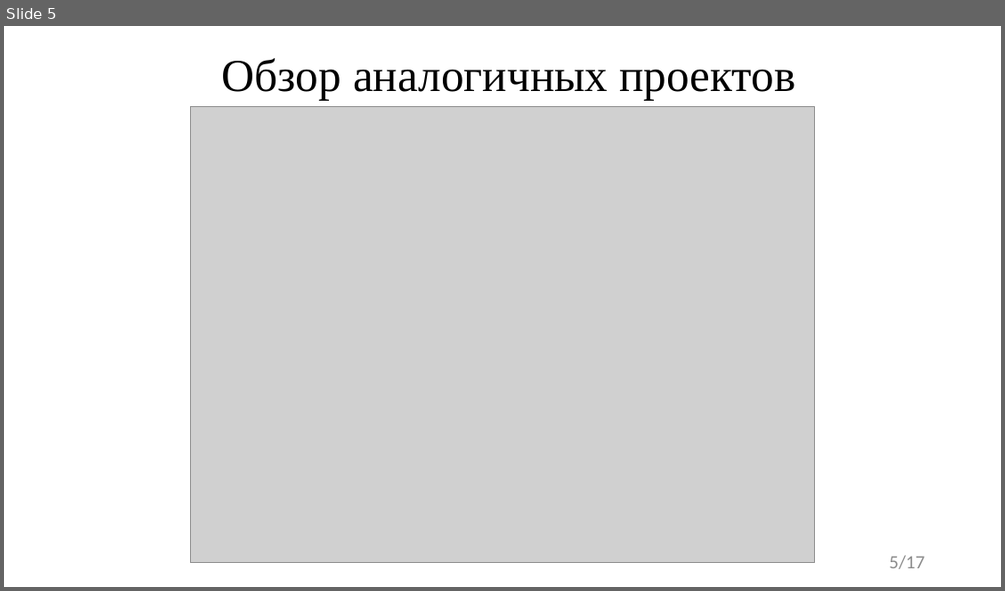
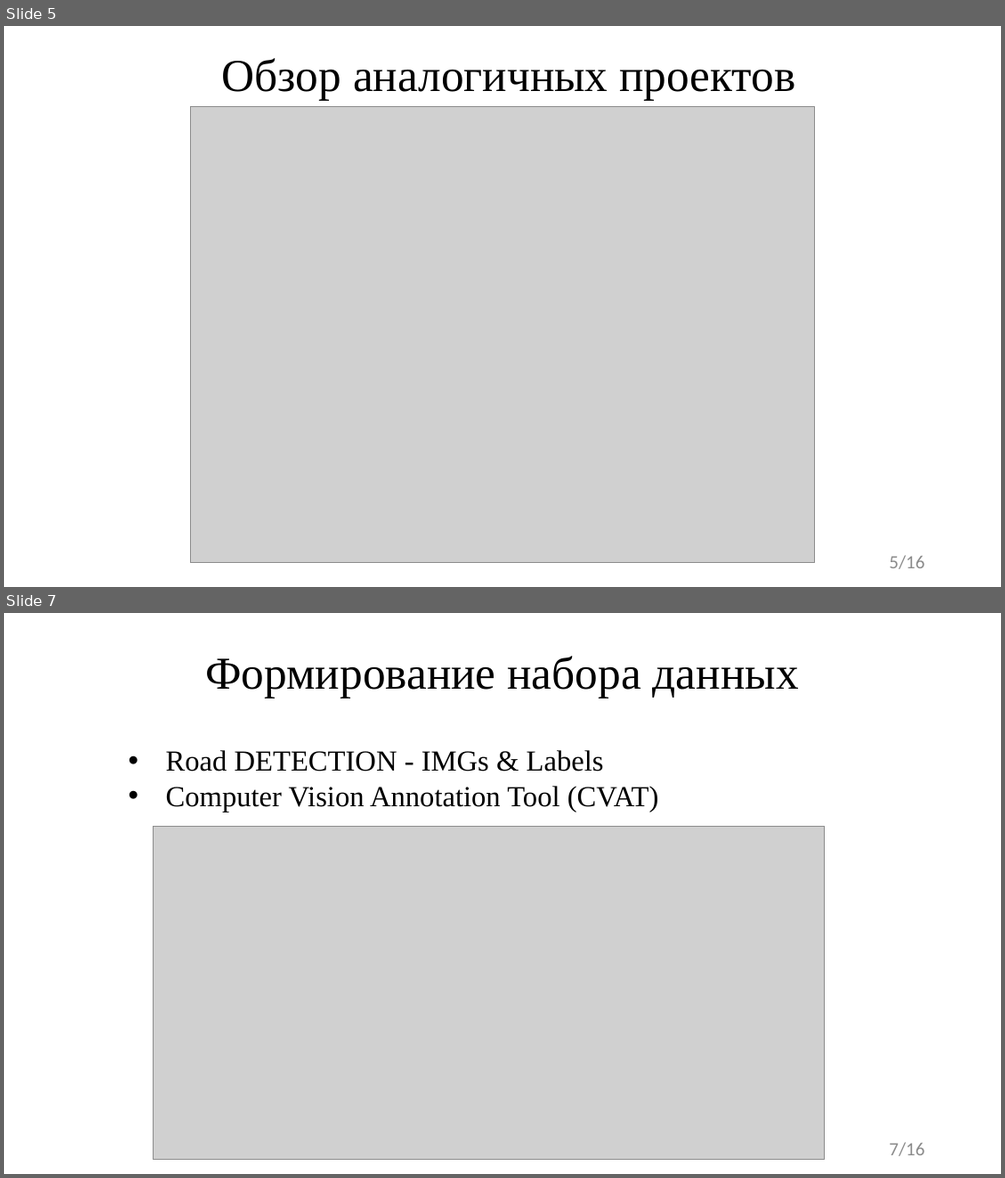
Before and after one commit to FaceMan01/Homework, a slide deck: ВКР/Презентация ВКР.pptx. Shown one above the other, each under a label of ours: slide 5 before the commit, slides 5 and 7 after it; the slides between them are not shown. The pictures are 1005x591 and 1005x1178 pixels, drawn with LibreOffice and Linux fonts; fonts in the diff are those of the drawing; grey boxes stand for pictures. Boxes give left, top, right and bottom in pixels: in the first picture for what was removed or moved away, otherwise in the second. Text is boxed around its words. In the diff, an @@ line names an element or a change of style, - is before the commit and + after.

```diff
--- a/ВКР/Презентация ВКР.pptx
+++ b/ВКР/Презентация ВКР.pptx
@@ slide 7 added at <box>4,613,1001,1174</box>, background #FFFFFF @@
@@ title added at <box>205,656,799,698</box>, 44 pt, text #000000 @@
+Формирование набора данных
@@ text added at <box>166,750,659,811</box>, 28 pt, text #000000 @@
+• Road DETECTION - IMGs & Labels
+• Computer Vision Annotation Tool (CVAT)
@@ picture added at <box>154,826,825,1159</box> @@
@@ page number added at <box>889,1142,924,1156</box>, 18 pt, text #8C8C8C @@
+7/16
@@ page number at <box>889,555,924,569</box>: text changed @@
-5/17
+5/16
```
Also in this commit, not shown: 4 slides changed, 8 other slides added, 6 slides removed, 2 other files.
